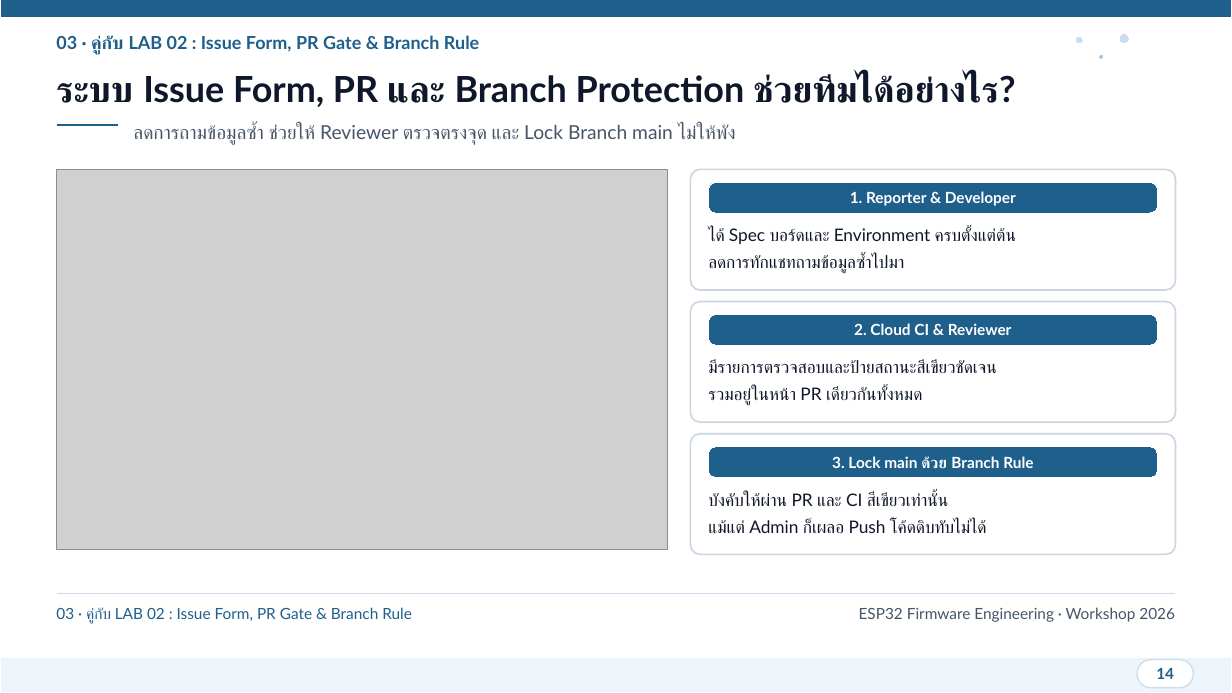
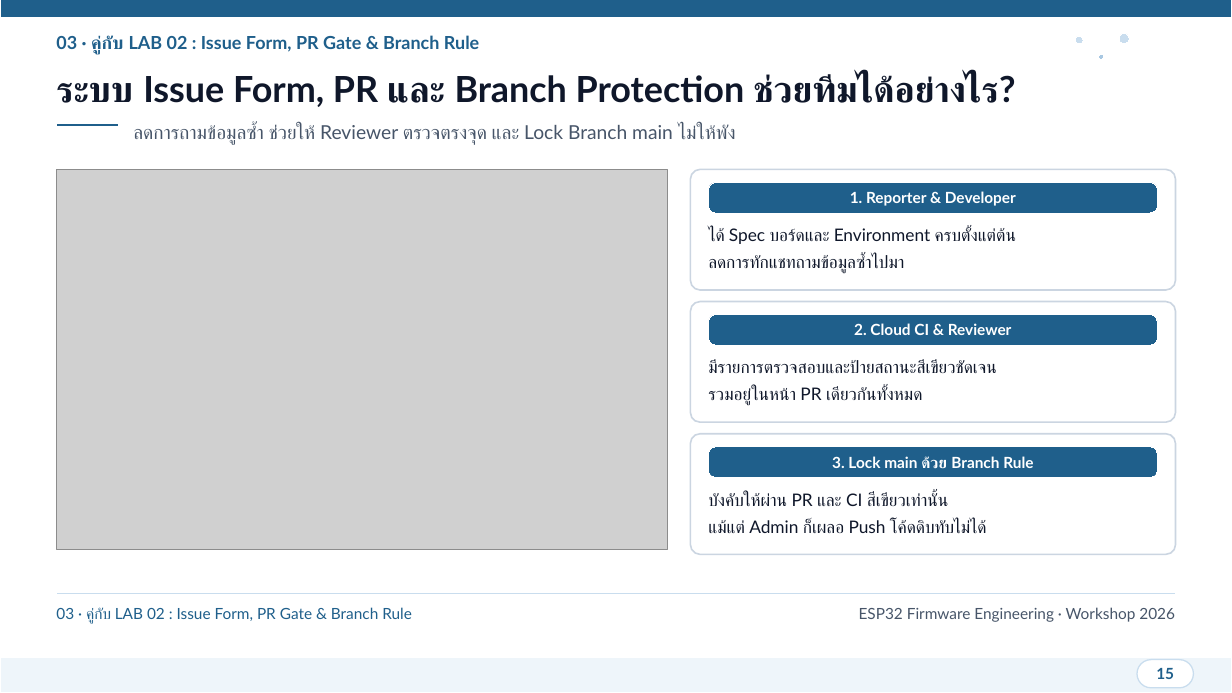
Before and after one commit to SavEe2429/git-practice, a slide deck: slide 15 of presentation/ESP32_Git_CICD_Workshop.pptx (slide 14 before the commit). Drawn at 1232x693 pixels with LibreOffice and Linux fonts; fonts in the diff are those of the drawing; grey boxes stand for pictures. Boxes give left, top, right and bottom in pixels: in the first picture for what was removed or moved away, otherwise in the second. Text is boxed around its words. In the diff, an @@ line names an element or a change of style, - is before the commit and + after.

```diff
--- a/presentation/ESP32_Git_CICD_Workshop.pptx
+++ b/presentation/ESP32_Git_CICD_Workshop.pptx
@@ text at [1156, 668, 1174, 679]: text changed @@
-14
+15
```
Also in this commit, not shown: 31 other slides changed, 1 slide added.
